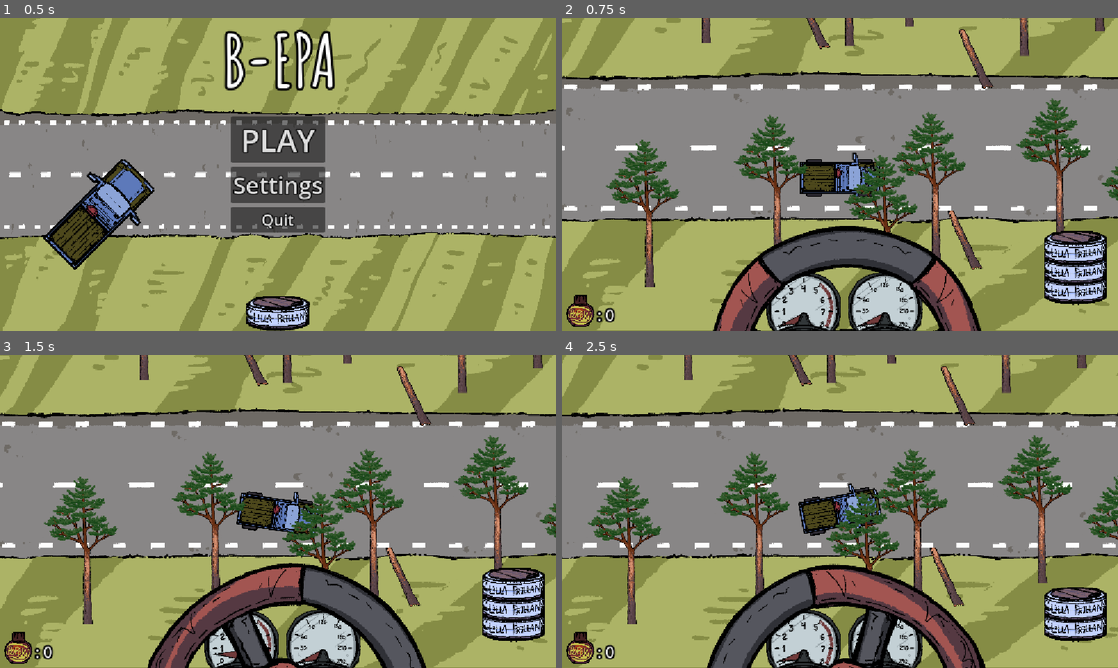
Above: before the commit, frames 1-4 (two rows, left to right).
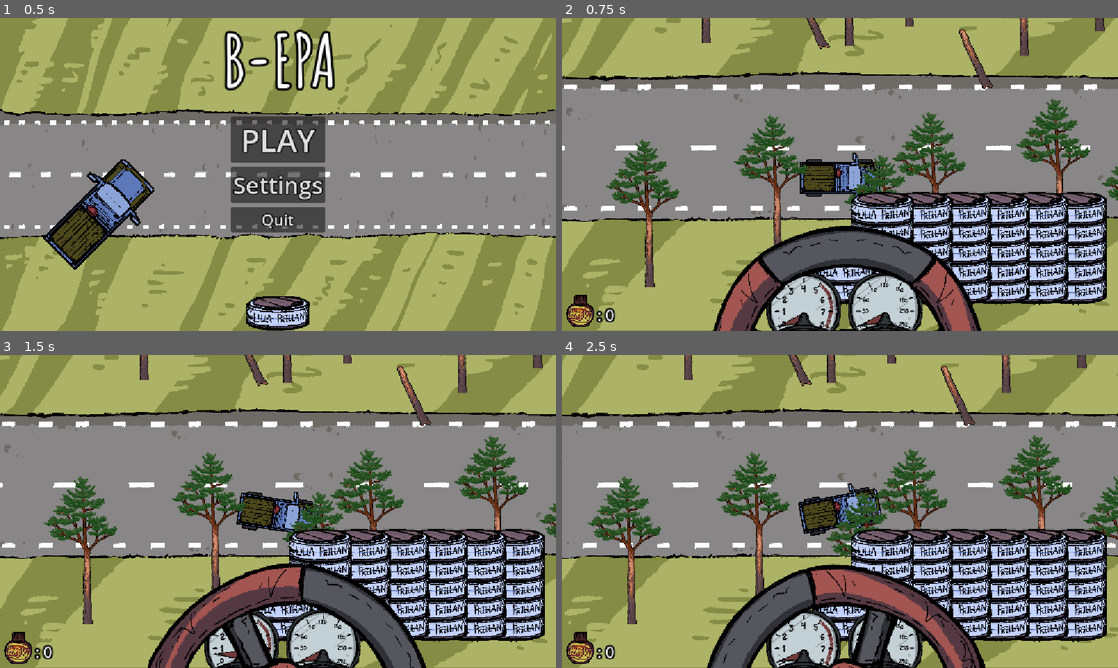
Above: after the commit, the same moments.

Repository: midenfors/project-epa
Game: Godot game, scene res://Scenes/UI/main_menu.tscn
Two runs of this game, one before a commit and one after it. Both use one fixed random seed, a clock stepped at 60 frames per second and the inputs below. The engine's default icon, where the game draws it, is replaced by a stand-in: a white triangle on a blue panel in a dark square.
Inputs:
- Up to frame 1 (0.5 s): no input
- Up to frame 2 (0.75 s): click "PLAY" at 0.5 s
- Up to frame 3 (1.5 s): tap Enter at 1.25 s; hold S (Turn Right) from 1.28 s (still down); hold Space (Boost) from 1.28 s (still down)
- Up to frame 4 (2.5 s): release S (Turn Right) at 2.03 s; release Space (Boost) at 2.03 s; hold W (Turn Left) from 2.03 s (still down); tap Shift (Break) at 2.1 s

Frame 1 is identical in both runs. In frame 2, 11% of the frame differs, in the area x 45-98%, y 55-92%; in frame 3, 11%; in frame 4, 12%.

Commit message:
Increased the height of the road caller area, now the road is extended even if you're out in the woods playing around.

Diff:
--- a/Scenes/world.tscn
+++ b/Scenes/world.tscn
@@ -6,7 +6,7 @@
 [ext_resource type="PackedScene" uid="uid://dvhqp0ov4flbi" path="res://Scenes/UI/hud.tscn" id="5_fo5ed"]
 
 [sub_resource type="RectangleShape2D" id="RectangleShape2D_5a7ea"]
-size = Vector2(32, 645)
+size = Vector2(32, 2231)
 
 [node name="world" type="Node" unique_id=521325791]
 script = ExtResource("1_5a7ea")
@@ -23,7 +23,7 @@
 position = Vector2(-678, 0)
 
 [node name="CollisionShape2D" type="CollisionShape2D" parent="RoadCaller" unique_id=700905560]
-position = Vector2(-6, -0.5)
+position = Vector2(-6, -16.5)
 shape = SubResource("RectangleShape2D_5a7ea")
 
 [node name="CanvasLayer" type="CanvasLayer" parent="." unique_id=1650432471]
--- a/Scripts/Autoloads/Global.gd
+++ b/Scripts/Autoloads/Global.gd
@@ -1,7 +1,7 @@
 extends Node
 
 var poppys : int = 0
-var snus_counter : int = 3
+var snus_counter : int = 33
 var snus_upgrades : int = 0
 var poppy_power_upgrades : int = 0
 var engine_upgrades : int = 0
